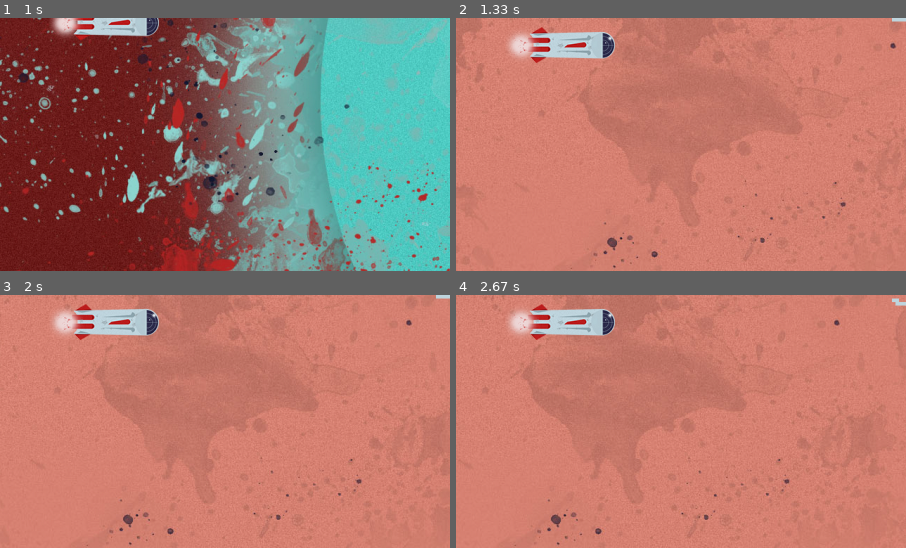
Above: before the commit, frames 1-4 (two rows, left to right).
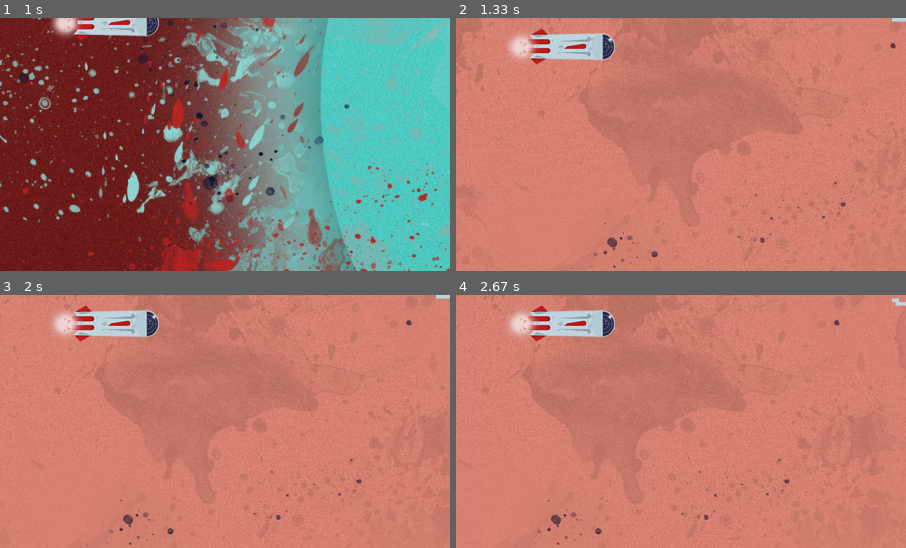
Above: after the commit, the same moments.

Repository: AdrianFSN/proyecto-final-pygame-quest
Game: pygame game, started from main.py
Two runs of this game, one before a commit and one after it. Both use one fixed random seed, a clock stepped at 60 frames per second and the inputs below.
Inputs:
- Up to frame 1 (1 s): tap Space at 0.33 s; tap Esc at 0.67 s
- Up to frame 2 (1.33 s): tap Space at 1 s
- Up to frame 3 (2 s): no input
- Up to frame 4 (2.67 s): no input
The pictures show only the part of the screen within x 0-50%, y 50-100%; the shares and areas given below are measured in that part.

Frame 1 is identical in both runs. In frame 2, 0.9% of the frame differs, in the area x 12-36%, y 3-19%; in frame 3, 0.9%; in frame 4, 0.9%.

Commit message:
fix: creo la nave en cada nivel y cada resolve la hereda de su partida correspondiente

Diff:
--- a/glumtar/game.py
+++ b/glumtar/game.py
@@ -52,6 +52,7 @@
                             print("Ha habido un game over")
                             self.activate_play_pointer = False
                             scene.exit = True
+                            self.records_page.mainLoop()
                     print(
                         f'He pasado por self.pointer {self.play_pointer} veces')
 
@@ -61,9 +62,9 @@
 
     def set_up_play(self):
         self.play_scenes = []
-        player = Ship(self.screen)
+        # player = Ship(self.screen)
         for scene in range(1, self.available_play_levels):
-            scenario = PlayLevel(self.screen, player,
+            scenario = PlayLevel(self.screen,
                                  self.score_board, self.lives_counter, scene)
             resolution = ResolveLevel(scenario.screen, scenario.player,
                                       scenario.scoreboard, scenario.lives_counter, scenario.level)
--- a/glumtar/playlevel.py
+++ b/glumtar/playlevel.py
@@ -1,16 +1,17 @@
 import os
 import pygame
 from . import BG_SCROLL_SPEED, COLUMBIA_BLUE, COUNTDOWN_TIME, DEFAULT_BG_SCROLL, FONT, FONT_SIZE, FONT_SIZE_CONTROLLER, FPS, FRAMES_SPEED, GO_TO_RECORDS_DELAY, HEIGHT, TOP_MARGIN_LIMIT, METEO_FREQUENCY_LEVEL1, ROBIN_EGG_BLUE, TITLE_FONT_SIZE, WIDTH
-from .entities import Meteorite
+from .entities import Meteorite, Ship
 from tools.timers_and_countdowns import Countdown, ScrollBG
 # from .data.messages import Reader
 # from .game import Glumtar
 
 
 class PlayLevel:
-    def __init__(self, screen, player, scoreboard, livescounter, level):
+    def __init__(self, screen, scoreboard, livescounter, level):
         self.clock = pygame.time.Clock()
         self.screen = screen
+        self.player = Ship(self.screen)
         self.level = level
         bg_route = os.path.join('glumtar', 'resources',
                                 'images', 'BG_level2.jpg')
@@ -23,7 +24,6 @@
 
         self.bg_scroll = ScrollBG(DEFAULT_BG_SCROLL)
         self.set_bg_scroll = DEFAULT_BG_SCROLL
-        self.player = player
 
         self.trigger_meteorite = pygame.USEREVENT + 1
         pygame.time.set_timer(self.trigger_meteorite, METEO_FREQUENCY_LEVEL1)
--- a/glumtar/resolvelevel.py
+++ b/glumtar/resolvelevel.py
@@ -9,7 +9,7 @@
     fade_in_speed = 7
 
     def __init__(self, screen, player, scoreboard, livescounter, level):
-        super().__init__(screen, player, scoreboard, livescounter, level)
+        super().__init__(screen, scoreboard, livescounter, level)
         self.available_bg = []
         self.bg_A_controller = 2
         self.bg_B_controller = 3
